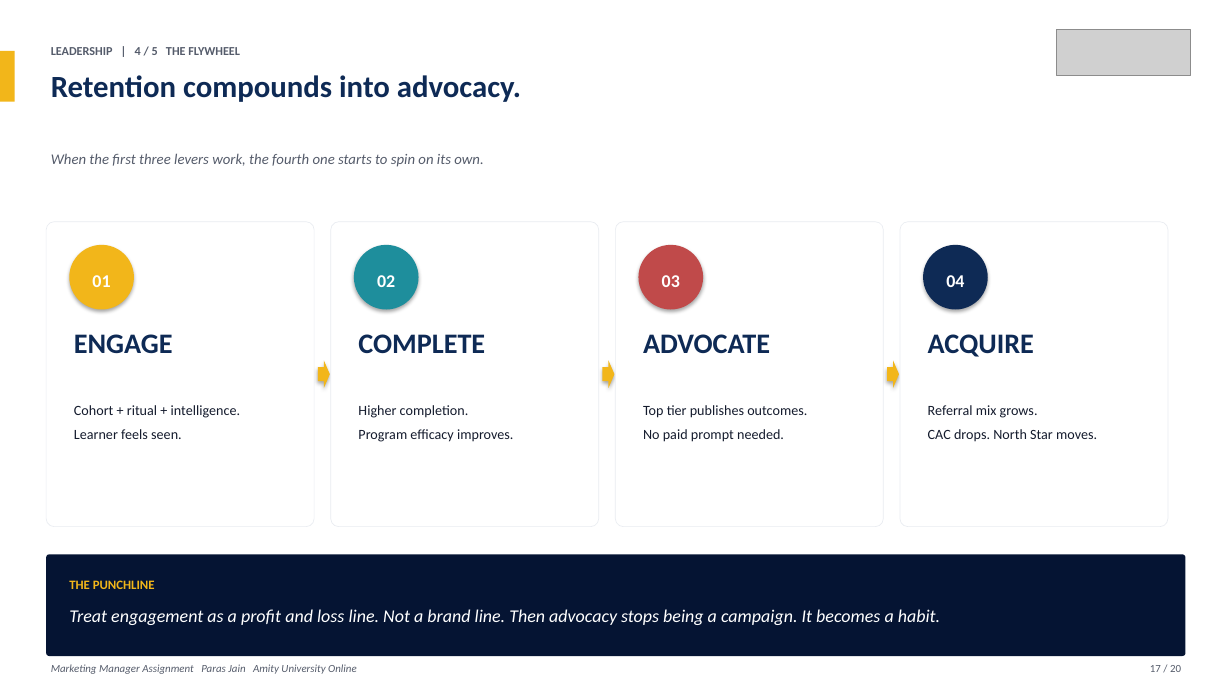
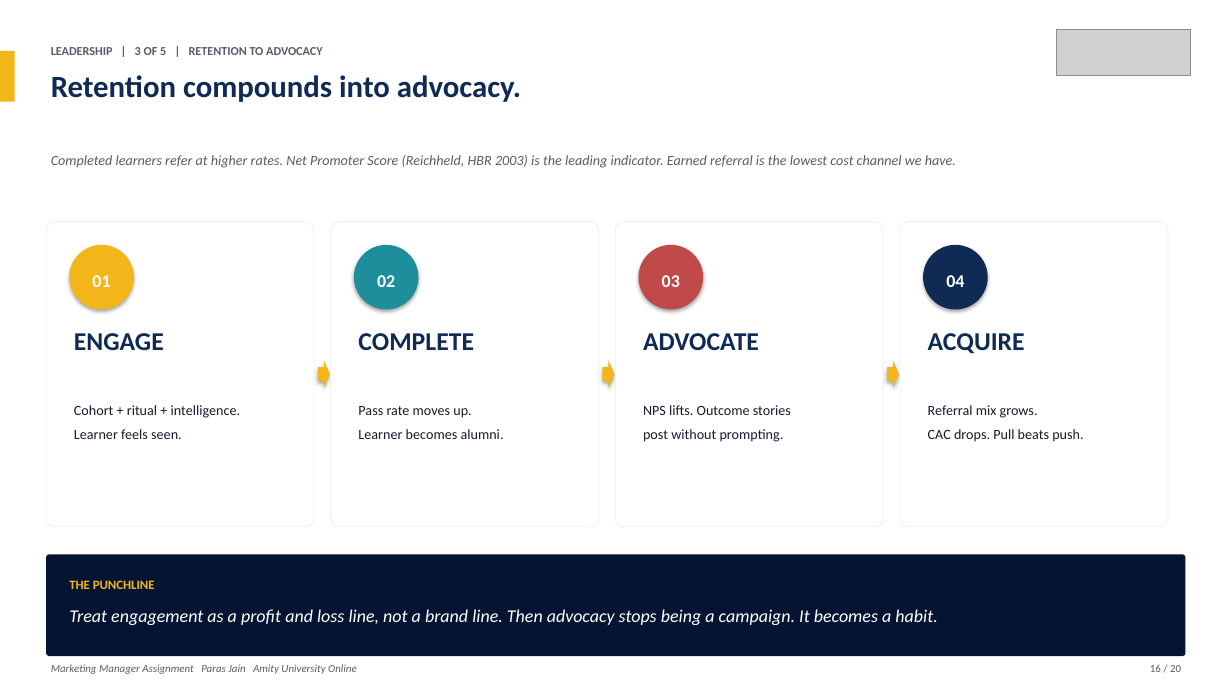
Before and after one commit to parasjain10/amity-marketing-manager-assignment, a slide deck: slide 16 of Amity_Online_Marketing_Manager_Assignment_Paras_Jain.pptx (slide 17 before the commit). Drawn at 1232x693 pixels with LibreOffice and Linux fonts; fonts in the diff are those of the drawing; grey boxes stand for pictures. Boxes give left, top, right and bottom in pixels: in the first picture for what was removed or moved away, otherwise in the second. Text is boxed around its words. In the diff, an @@ line names an element or a change of style, - is before the commit and + after.

```diff
--- a/Amity_Online_Marketing_Manager_Assignment_Paras_Jain.pptx
+++ b/Amity_Online_Marketing_Manager_Assignment_Paras_Jain.pptx
@@ text at [51,47,322,55]: text changed @@
-LEADERSHIP | 4 / 5 THE FLYWHEEL
+LEADERSHIP | 3 OF 5 | RETENTION TO ADVOCACY
@@ text at [51,155,956,168]: text changed; size 11.5 to 11 pt @@
-When the first three levers work, the fourth one starts to spin on its own.
+Completed learners refer at higher rates. Net Promoter Score (Reichheld, HBR 2003) is the leading indicator. Earned referral is the lowest cost channel we have.
@@ size 22 to 20 pt in 4 elements at [74,333,164,350], [358,333,474,350], [643,333,759,350], [928,333,1025,354] @@
@@ text at [358,406,504,439]: text changed @@
-Higher completion.
-Program efficacy improves.
+Pass rate moves up.
+Learner becomes alumni.
@@ text at [643,405,791,442]: text changed @@
-Top tier publishes outcomes.
-No paid prompt needed.
+NPS lifts. Outcome stories
+post without prompting.
@@ text at [928,429,1083,442]: text changed @@
-CAC drops. North Star moves.
+CAC drops. Pull beats push.
@@ text at [69,609,937,625]: text changed @@
-Treat engagement as a profit and loss line. Not a brand line. Then advocacy stops being a campaign. It becomes a habit.
+Treat engagement as a profit and loss line, not a brand line. Then advocacy stops being a campaign. It becomes a habit.
@@ text at [1150,665,1181,672]: text changed @@
-17 / 20
+16 / 20
```
Also in this commit, not shown: 12 other slides changed, 4 slides added, 4 slides removed, 1 other file.
